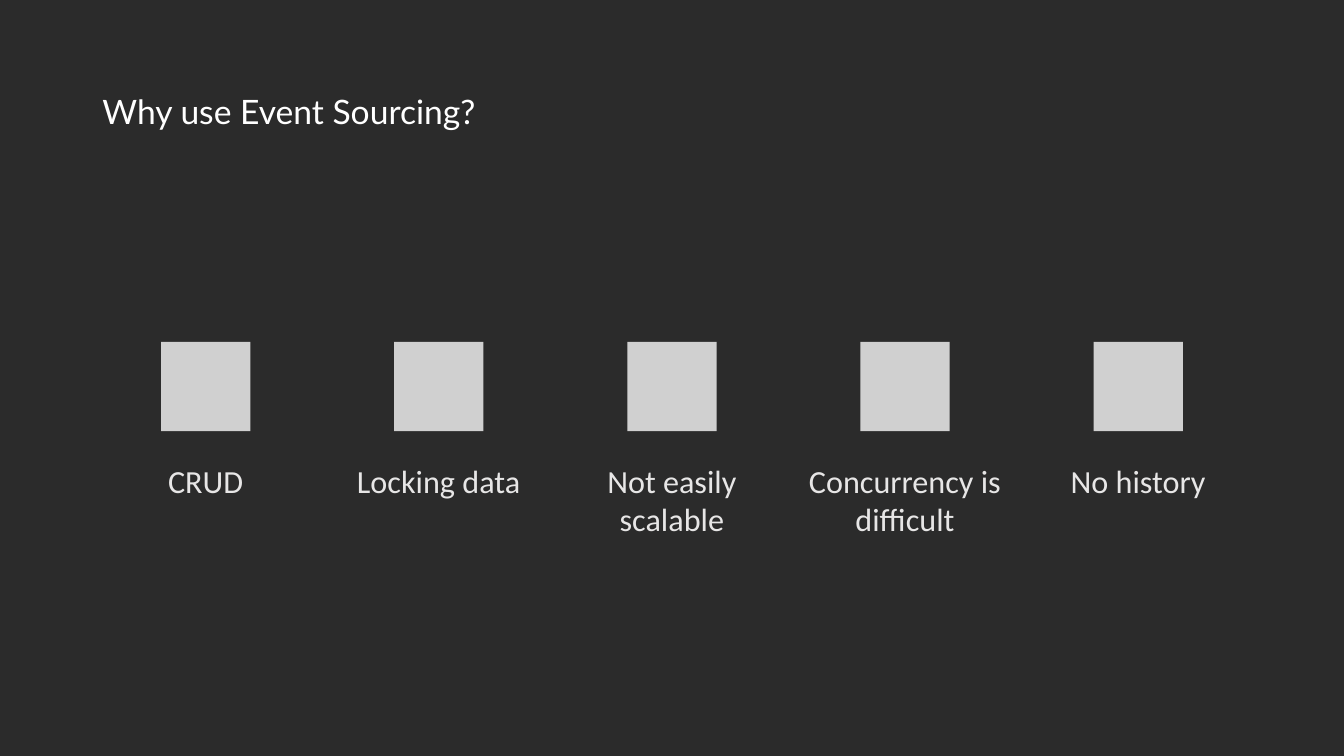
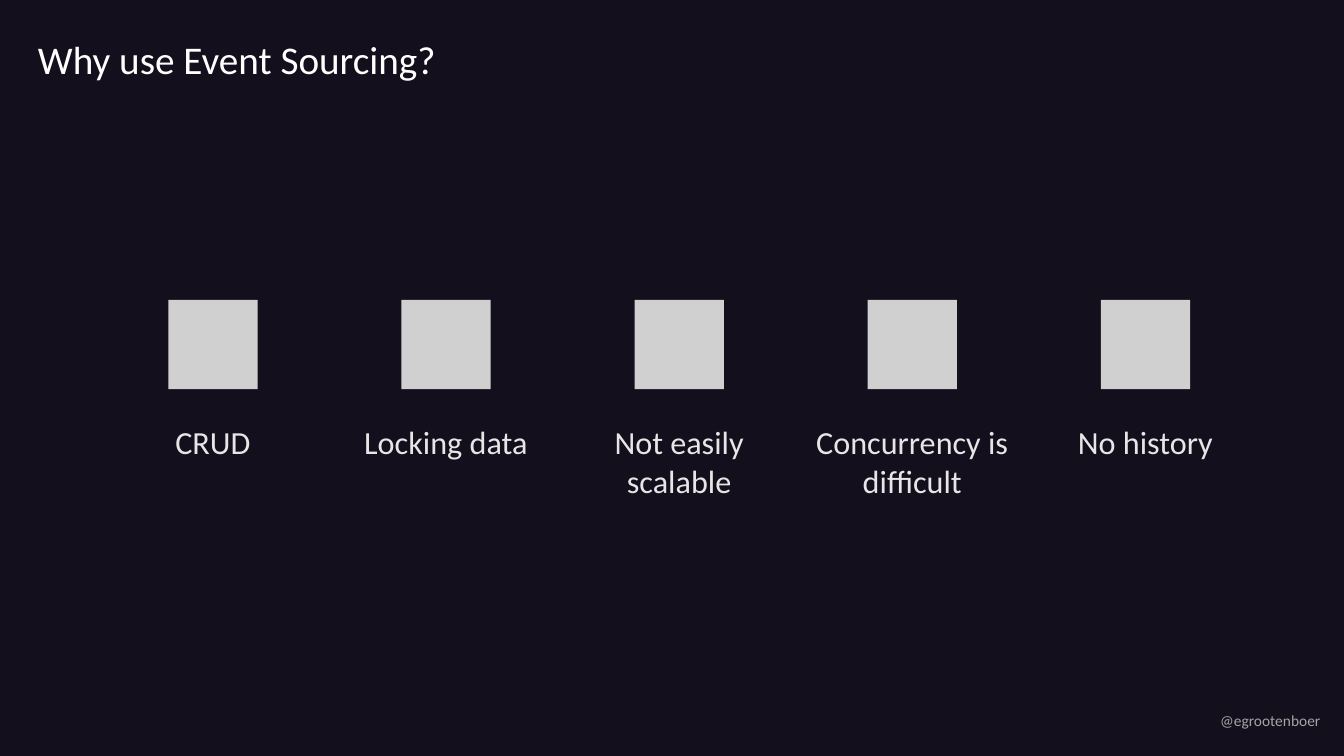
Before and after one commit to EldertGrootenboer/Implementing-an-Event-Sourcing-strategy-on-Azure, a slide deck: slide 6 of Implementing an Event Sourcing strategy on Azure.pptx (slide 5 before the commit). Drawn at 1344x756 pixels with LibreOffice and Linux fonts; fonts in the diff are those of the drawing; grey boxes stand for pictures; background and template pictures are left out; a plain dark background stands for a picture behind light text. Boxes give left, top, right and bottom in pixels: in the first picture for what was removed or moved away, otherwise in the second. Text is boxed around its words. In the diff, an @@ line names an element or a change of style, - is before the commit and + after.

```diff
--- a/Implementing an Event Sourcing strategy on Azure.pptx
+++ b/Implementing an Event Sourcing strategy on Azure.pptx
@@ background picture (left out) to #130F1C @@
@@ title "Why use Event Sourcing?": place and size @@
-title "Why use Event Sourcing?" at (102,99,476,130)
+title "Why use Event Sourcing?" at (38,46,436,81)
@@ title "Why use Event Sourcing?" at (38,46,436,81): size 24 to 28 pt, font Lato to Calibri @@
@@ picture added at (168,300,258,390) @@
@@ picture: place and size @@
-picture at (627,342,717,432)
+picture at (635,300,725,390)
@@ picture added at (868,300,958,390) @@
@@ picture added at (1101,300,1191,390) @@
@@ picture removed at (161,342,251,432) @@
@@ picture removed at (861,342,951,432) @@
@@ picture removed at (1094,342,1184,432) @@
@@ 5 texts, 1 picture: place and size @@
-5 texts, 1 picture at (168,342,1206,531)
+5 texts, 1 picture at (175,300,1213,494)
@@ text added at (1220,715,1320,729), 11 pt, text #A5A5A5 @@
+@egrootenboer
```
Also in this commit, not shown: 31 other slides changed, 1 slide added.
